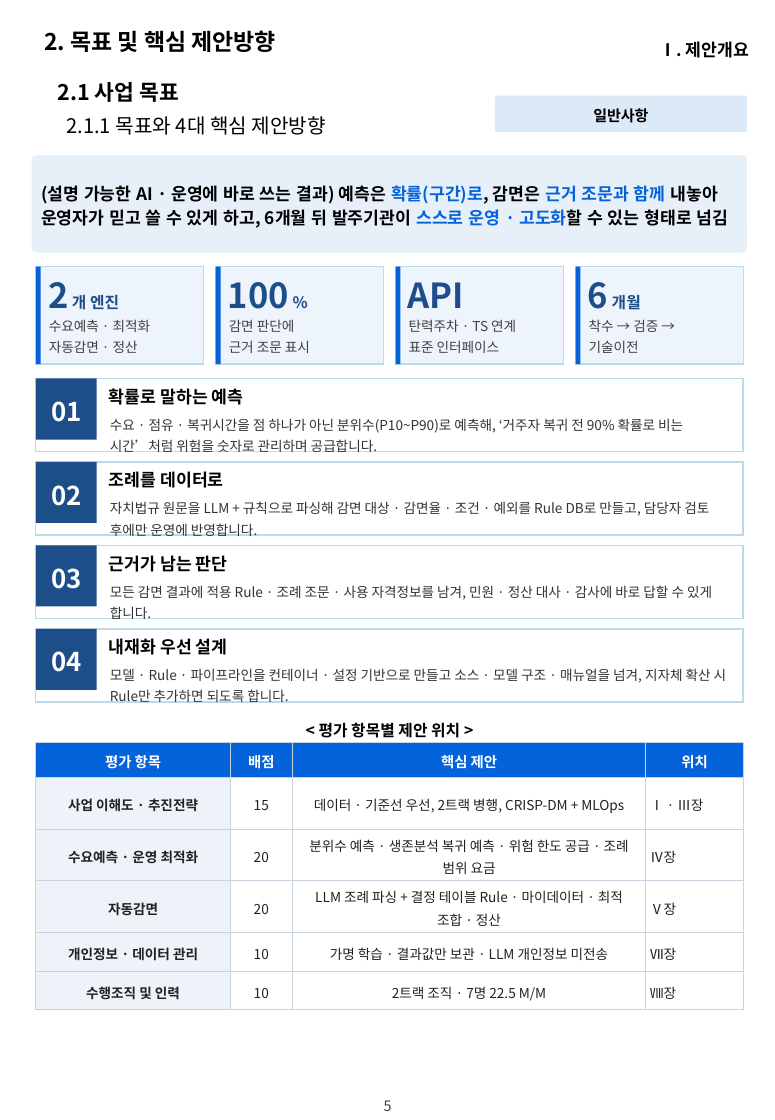
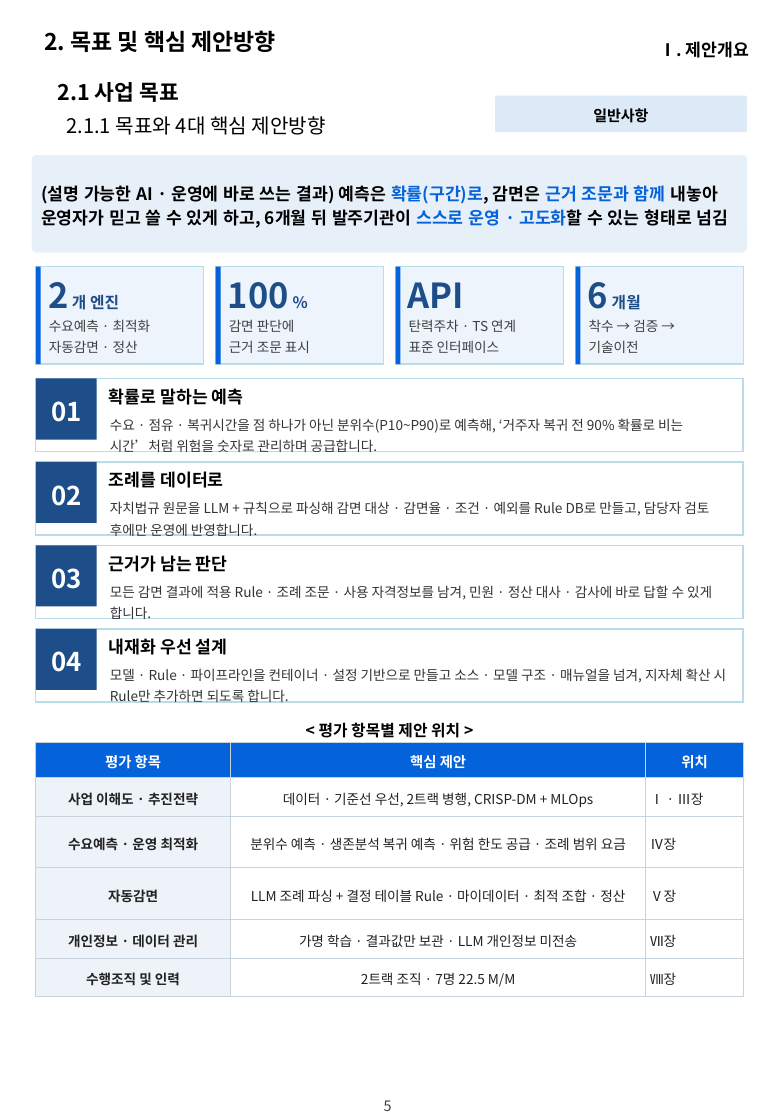
Before and after one commit to hwangsteeve-tech/hbjw, a slide deck: slide 5 of proposals/2026-11_dsit-parking-ai/dsit_proposal.pptx. Drawn at 775x1120 pixels with LibreOffice and Linux fonts; fonts in the diff are those of the drawing; background and template pictures are left out. Boxes give left, top, right and bottom in pixels: in the first picture for what was removed or moved away, otherwise in the second. Text is boxed around its words. In the diff, an @@ line names an element or a change of style, - is before the commit and + after.

```diff
--- a/proposals/2026-11_dsit-parking-ai/dsit_proposal.pptx
+++ b/proposals/2026-11_dsit-parking-ai/dsit_proposal.pptx
@@ table at (36, 743, 743, 997) @@
-column 2: 배점 | 15 | 20 | 20 | 10 | 10
```
Also in this commit, not shown: 7 other slides changed, 1 other file.
